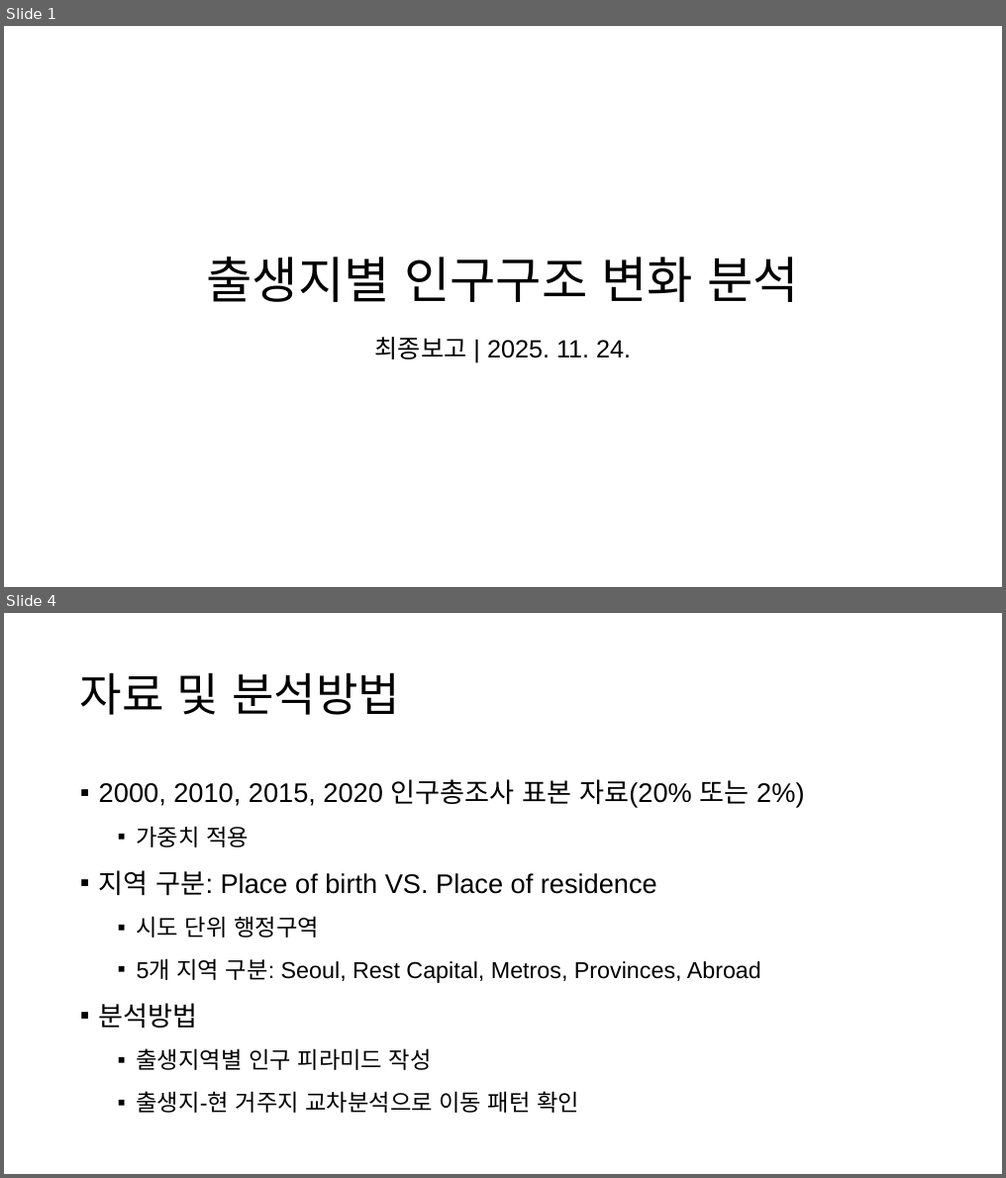
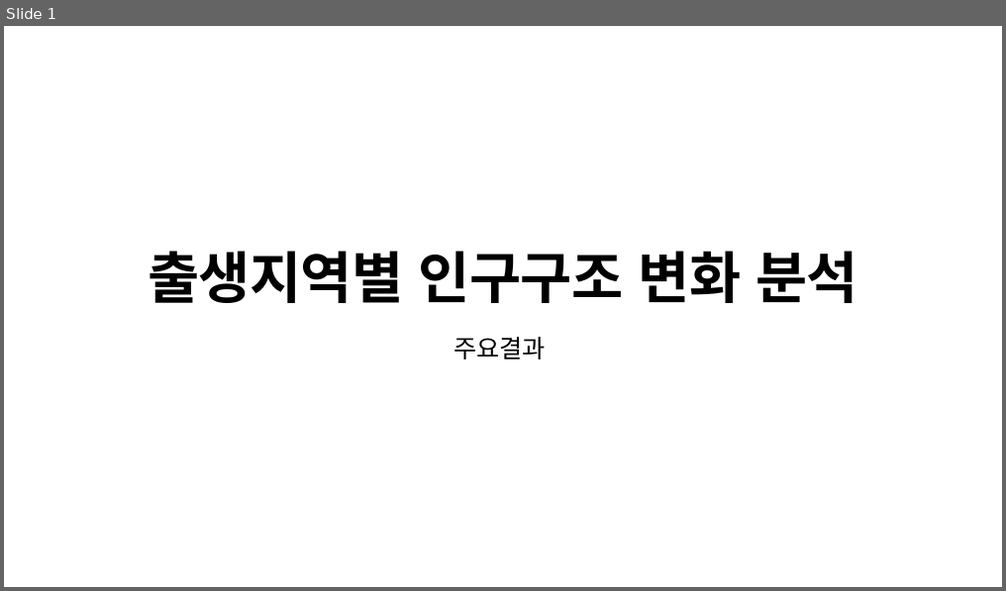
Before and after one commit to samhyunyoo/tscensus, a slide deck: slides/Slide_Final_Yoo_20251124.pptx. Shown one above the other, each under a label of ours: slides 1 and 4 before the commit, slide 1 after it; the slides between them are not shown. The pictures are 1006x1178 and 1006x591 pixels, drawn with LibreOffice and Linux fonts; fonts in the diff are those of the drawing. Boxes give left, top, right and bottom in pixels: in the first picture for what was removed or moved away, otherwise in the second. Text is boxed around its words. In the diff, an @@ line names an element or a change of style, - is before the commit and + after.

```diff
--- a/slides/Slide_Final_Yoo_20251124.pptx
+++ b/slides/Slide_Final_Yoo_20251124.pptx
@@ slide 4 removed at <box>4,613,1002,1174</box>, background #FFFFFF @@
@@ title removed at <box>80,672,400,715</box> @@
-자료 및 분석방법
@@ text removed at <box>99,779,804,1113</box> @@
-▪ 2000, 2010, 2015, 2020 인구총조사 표본 자료(20% 또는 2%)
-  ▪ 가중치 적용
-▪ 지역 구분: Place of birth VS. Place of residence
-  ▪ 시도 단위 행정구역
-  ▪ 5개 지역 구분: Seoul, Rest Capital, Metros, Provinces, Abroad
-▪ 분석방법
-  ▪ 출생지역별 인구 피라미드 작성
-  ▪ 출생지-현 거주지 교차분석으로 이동 패턴 확인
@@ slide 1 changed as well @@
@@ title at <box>148,251,858,303</box>: text changed; size 48 to 54 pt; font Arial to Noto Sans CJK KR; bold on @@
-출생지별 인구구조 변화 분석
+출생지역별 인구구조 변화 분석
@@ subtitle at <box>453,337,546,360</box>: text changed @@
-최종보고 | 2025. 11. 24.
+주요결과
```
Also in this commit, not shown: 11 other slides changed, 3 slides added, 12 other slides removed, 8 other files.
